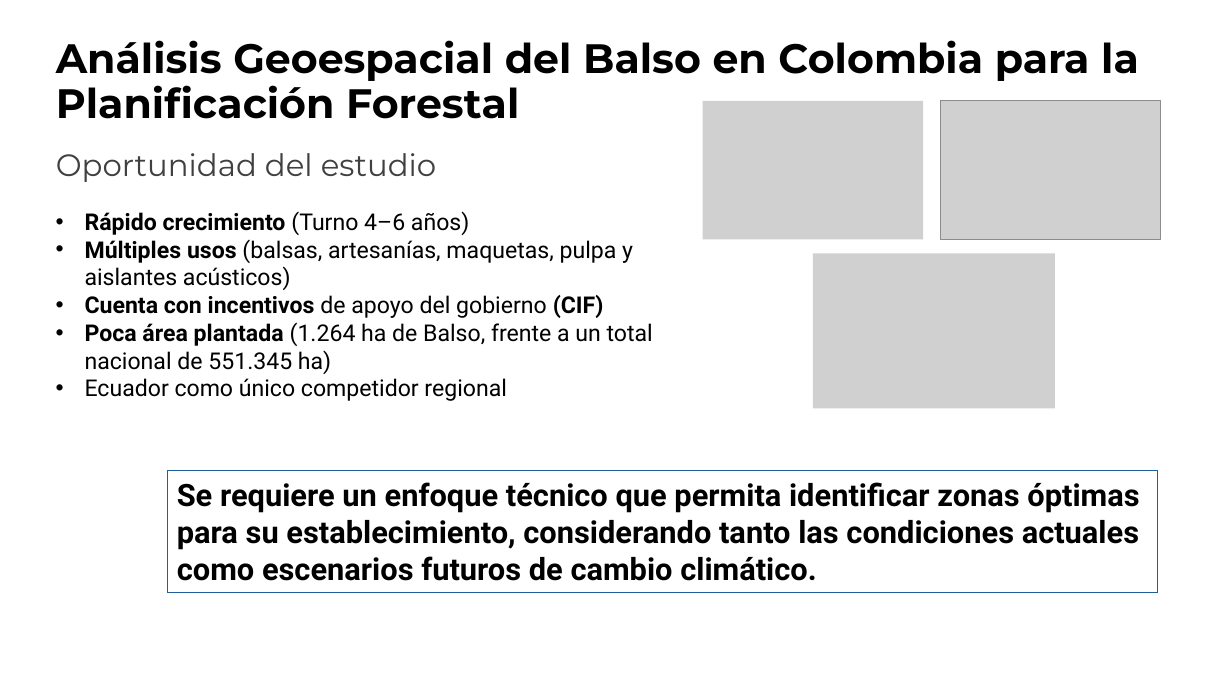
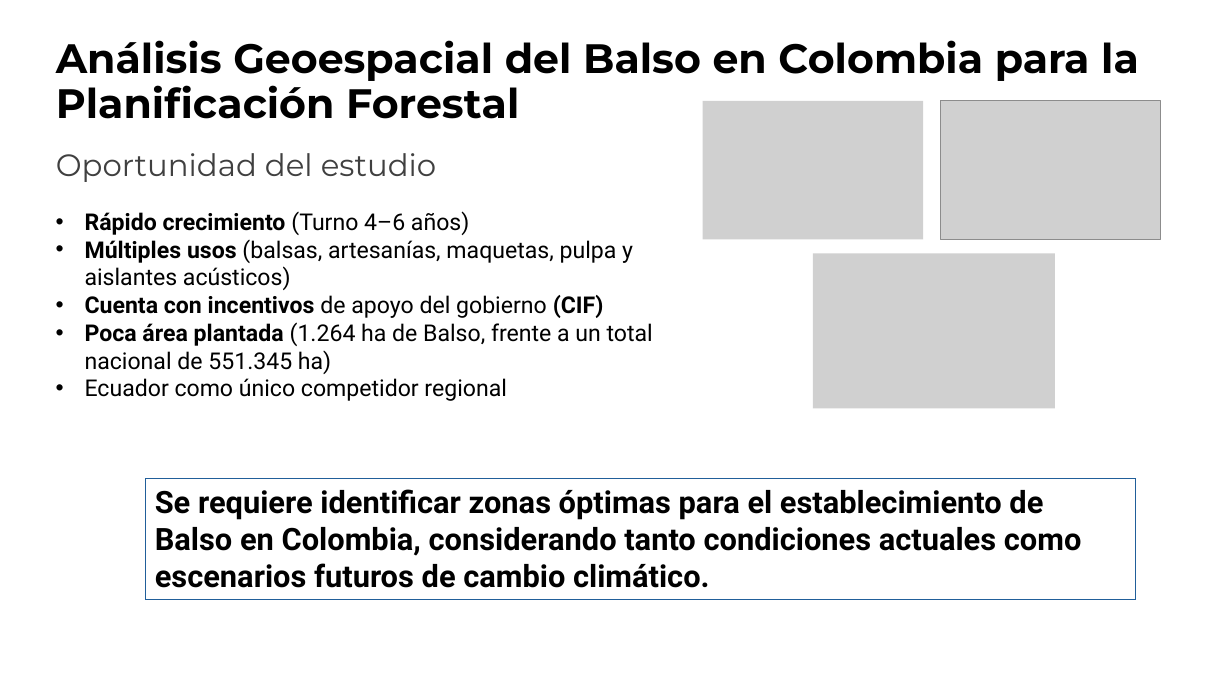
Before and after one commit to ValentinaCardona/GeoAnalysis_2025, a slide deck: slide 3 of Project.pptx. Drawn at 1232x693 pixels with LibreOffice and Linux fonts; fonts in the diff are those of the drawing; grey boxes stand for pictures. Boxes give left, top, right and bottom in pixels: in the first picture for what was removed or moved away, otherwise in the second. Text is boxed around its words. In the diff, an @@ line names an element or a change of style, - is before the commit and + after.

```diff
--- a/Project.pptx
+++ b/Project.pptx
@@ rectangle "Se requiere identificar zonas óptimas ...": place and size @@
-rectangle "Se requiere identificar zonas óptimas ..." at bbox=[168, 471, 1158, 592]
+rectangle "Se requiere identificar zonas óptimas ..." at bbox=[146, 479, 1136, 600]
@@ text in rectangle at bbox=[155, 489, 1082, 588]: text changed @@
-Se requiere un enfoque técnico que permita identificar zonas óptimas para su establecimiento, considerando tanto las condiciones actuales como escenarios futuros de cambio climático.
+Se requiere identificar zonas óptimas para el establecimiento de Balso en Colombia, considerando tanto condiciones actuales como escenarios futuros de cambio climático.
```
Also in this commit, not shown: 1 other slide changed, 2 other files.
